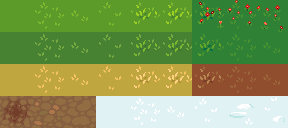
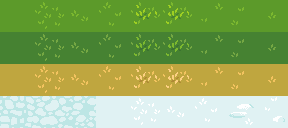
Two versions of the same layered image (288x128). Layer-by-layer changes:
painted on "spring, may" over [192, 0, 288, 32]
renamed "summer, august" to "Pasted Layer", painted on it over [192, 32, 288, 64]
renamed "autumn, nomber" to "autumn, november", painted on it over [192, 64, 288, 96]
painted on "winter, december" over [0, 96, 96, 128]
